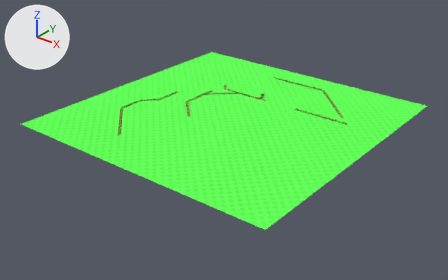
An edit to the Blender file imagesrc/groundlevel.blend, drawn before and after from the same camera.
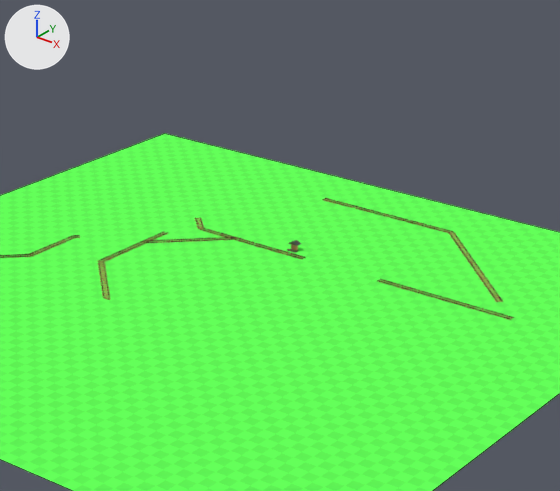
Each version appears first whole from a camera (50 mm lens) standing at (155.3, -198.8, 109.7) and looking at (1.0, -5.9, -9.8), and next in a close-up on the part from 33% to 82% of the width and 0% to 68% of the height. The axes (+X, +Y, +Z) are drawn at upper left. The lights are the same throughout. The close-ups show mesh edges as thin lines.

In view in the first close-up: 'ground', 'innerlooptrack', 'outerlooprighttrack'.
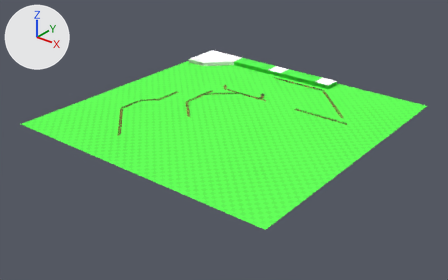
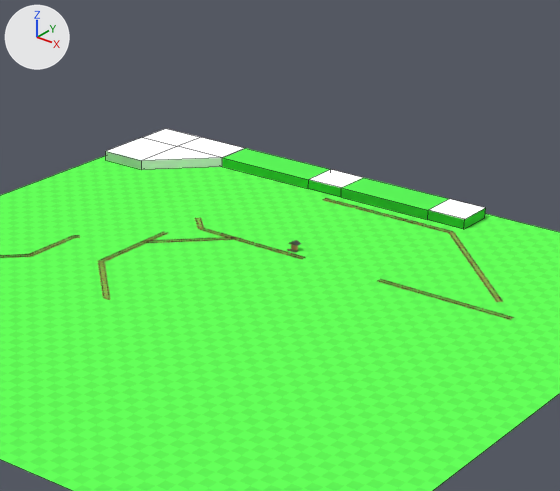
Where the change shows, as pixel boxes (x1, y1, x2, y2) in the close-ups (560 x 491 px):
'bull', added
    after: (106, 129, 245, 170)
'crocs', added (green)
    after: (341, 178, 486, 229)
    faces in mat_lime: (341, 178, 486, 229)
    faces in mat_animals (its picture is missing): (429, 199, 485, 219)
'waterbuffalo', added (green)
    after: (222, 148, 364, 197)
    faces in mat_lime: (222, 148, 341, 197)
    faces in mat_animals (its picture is missing): (309, 170, 364, 188)

The change, as a list of edits to the scene's bpy script:
```text
Add mat_lime:
    mat_lime = bpy.data.materials.new('lime')
    mat_lime.use_nodes = True; mat_lime.node_tree.nodes.clear()
    _N = mat_lime.node_tree.nodes; _L = mat_lime.node_tree.links
    n0 = _N.new('ShaderNodeOutputMaterial'); n0.name = 'Material Output'
    n1 = _N.new('ShaderNodeBsdfToon'); n1.name = 'Toon BSDF'
    n1.inputs[0].default_value = (0.0757, 0.663, 0.0706, 1.0)  # 'Color', green #4ed54b
    _L.new(n1.outputs[0], n0.inputs[0])  # 'BSDF' to 'Surface'
Add mat_animals:
    mat_animals = bpy.data.materials.new('animals')
    mat_animals.use_nodes = True; mat_animals.node_tree.nodes.clear()
    _N = mat_animals.node_tree.nodes; _L = mat_animals.node_tree.links
    n0 = _N.new('ShaderNodeOutputMaterial'); n0.name = 'Material Output'
    n1 = _N.new('ShaderNodeBsdfToon'); n1.name = 'Toon BSDF'
    _L.new(n1.outputs[0], n0.inputs[0])  # 'BSDF' to 'Surface'
Add me_cube_004:
    me_cube_004.from_pydata([(-1.9, -3.0, -1.0), (-1.9, -3.0, 1.0), (-1.9, 5.0, -1.0), (-1.9, 5.0, 1.0), (0.9, -3.0, -1.0), (0.9, -3.0, 1.0), (0.9, 5.0, -1.0), (0.9, 5.0, 1.0), (0.1, 5.0, -1.0), (0.1, 5.0, 1.0), (0.1, -3.0, -1.0), (0.1, -3.0, 1.0)], [], [(0, 1, 3, 2), (8, 9, 7, 6), (6, 7, 5, 4), (10, 11, 1, 0), (8, 6, 4, 10), (9, 3, 1, 11), (7, 9, 11, 5), (2, 8, 10, 0), (4, 5, 11, 10), (2, 3, 9, 8)])
    for i in [6]: me_cube_004.polygons[i].material_index = 1
    me_cube_004.materials.append(mat_lime)
    me_cube_004.materials.append(mat_animals)  # its picture is missing
Add me_cube_003:
    me_cube_003.from_pydata([(-1.9, -3.0, -1.0), (-1.9, -3.0, 1.0), (-1.9, 5.0, -1.0), (-1.9, 5.0, 1.0), (1.1, -3.0, -1.0), (1.1, -3.0, 1.0), (1.1, 5.0, -1.0), (1.1, 5.0, 1.0), (0.3, 5.0, -1.0), (0.3, 5.0, 1.0), (0.3, -3.0, -1.0), (0.3, -3.0, 1.0)], [], [(0, 1, 3, 2), (8, 9, 7, 6), (6, 7, 5, 4), (10, 11, 1, 0), (8, 6, 4, 10), (9, 3, 1, 11), (7, 9, 11, 5), (2, 8, 10, 0), (4, 5, 11, 10), (2, 3, 9, 8)])
    for i in [6]: me_cube_003.polygons[i].material_index = 1
    me_cube_003.materials.append(mat_lime)
    me_cube_003.materials.append(mat_animals)  # its picture is missing
Add me_cube:
    me_cube.from_pydata(...)  # 16 vertices, 15 faces; spans x -7.0..15.0, y -13.0..7.0, z -1.0..1.0
    me_cube.materials.append(mat_animals)  # its picture is missing
Add ob_crocs:
    ob_crocs = bpy.data.objects.new('crocs', me_cube_004)
    ob_crocs.location = (9.0, 57.0, 1.0)
    ob_crocs.scale = (10.0, 1.0, 1.0)
Add ob_waterbuffalo:
    ob_waterbuffalo = bpy.data.objects.new('waterbuffalo', me_cube_003)
    ob_waterbuffalo.location = (-21.0, 57.0, 1.0)
    ob_waterbuffalo.scale = (10.0, 1.0, 1.0)
Add ob_bull:
    ob_bull = bpy.data.objects.new('bull', me_cube)
    ob_bull.location = (-55.0, 55.0, 1.0)
```
